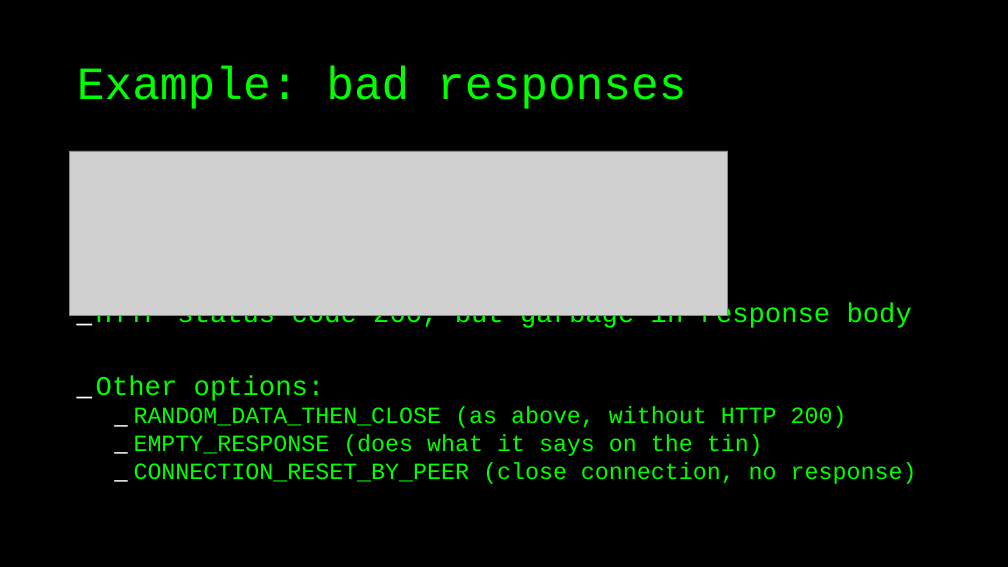
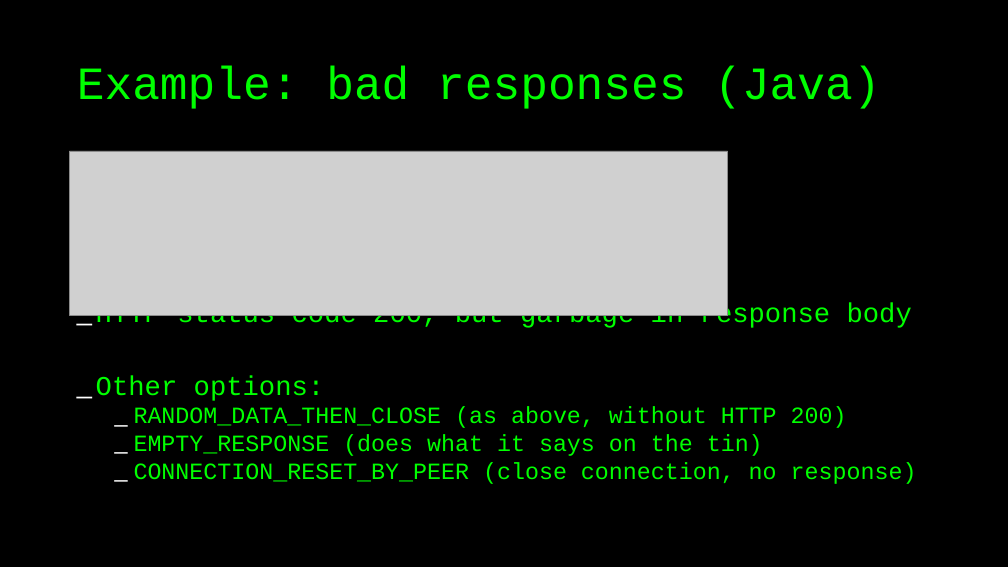
Before and after one commit to basdijkstra/wiremock-workshop, a slide deck: slide 34 of wiremock_workshop.odp (slide 32 before the commit). Drawn at 1008x567 pixels with LibreOffice and Linux fonts; fonts in the diff are those of the drawing; grey boxes stand for pictures. Boxes give left, top, right and bottom in pixels: in the first picture for what was removed or moved away, otherwise in the second. Text is boxed around its words. In the diff, an @@ line names an element or a change of style, - is before the commit and + after.

```diff
--- a/wiremock_workshop.odp
+++ b/wiremock_workshop.odp
@@ title at (x1=77, y1=67, x2=880, y2=109): text changed @@
-Example: bad responses
+Example: bad responses (Java)
```
Also in this commit, not shown: 16 other slides changed, 17 slides added, 21 slides removed, 6 other files.
